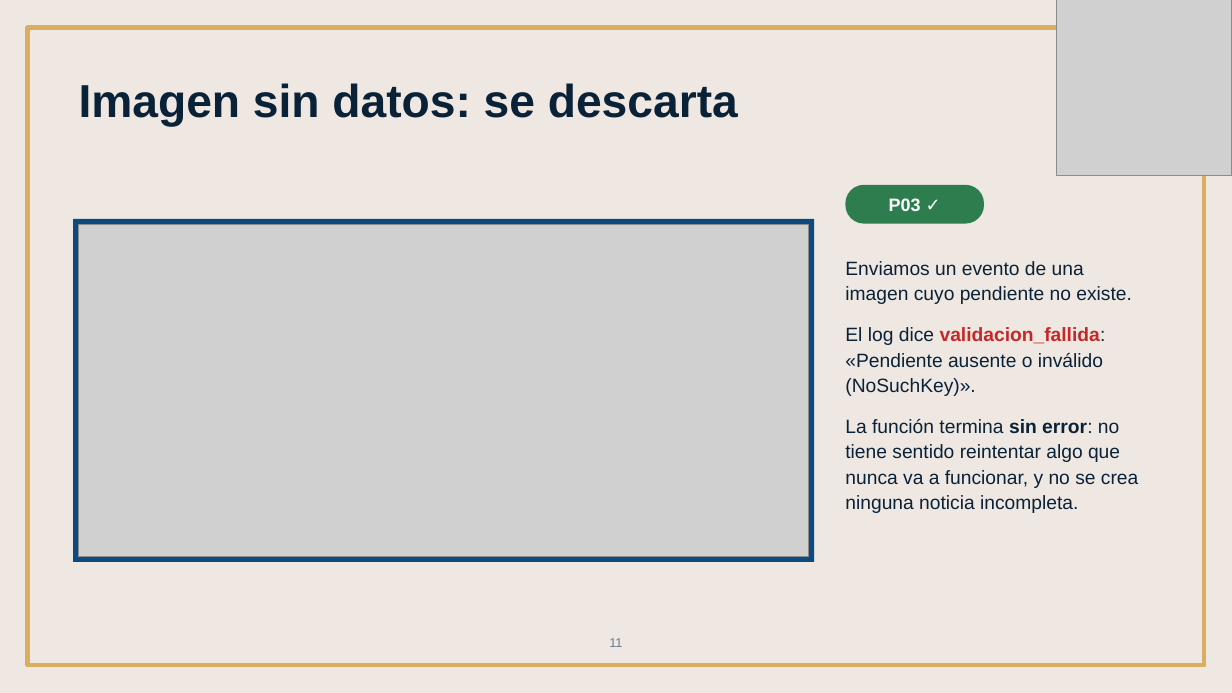
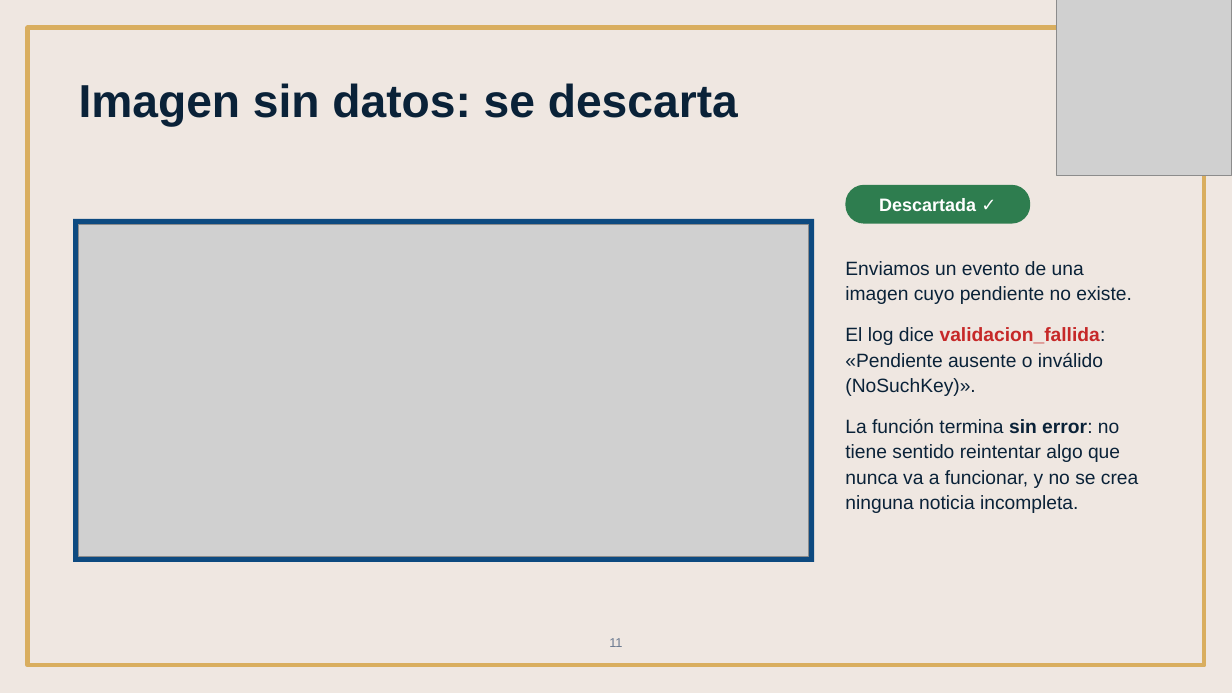
Before and after one commit to DannG04/GacetaUNSIS, a slide deck: slide 11 of entregables/01-Presentacion-Equipo3.pptx. Drawn at 1232x693 pixels with LibreOffice and Linux fonts; fonts in the diff are those of the drawing; grey boxes stand for pictures. Boxes give left, top, right and bottom in pixels: in the first picture for what was removed or moved away, otherwise in the second. Text is boxed around its words. In the diff, an @@ line names an element or a change of style, - is before the commit and + after.

```diff
--- a/entregables/01-Presentacion-Equipo3.pptx
+++ b/entregables/01-Presentacion-Equipo3.pptx
@@ rounded rectangle "Descartada ✓": place and size @@
-rounded rectangle "Descartada ✓" at (846,185,984,224)
+rounded rectangle "Descartada ✓" at (846,185,1031,224)
@@ text in rounded rectangle at (879,198,976,211): text changed @@
-P03 ✓
+Descartada ✓
```
Also in this commit, not shown: 9 other slides changed, 2 slides added, 2 slides removed, 17 other files.
